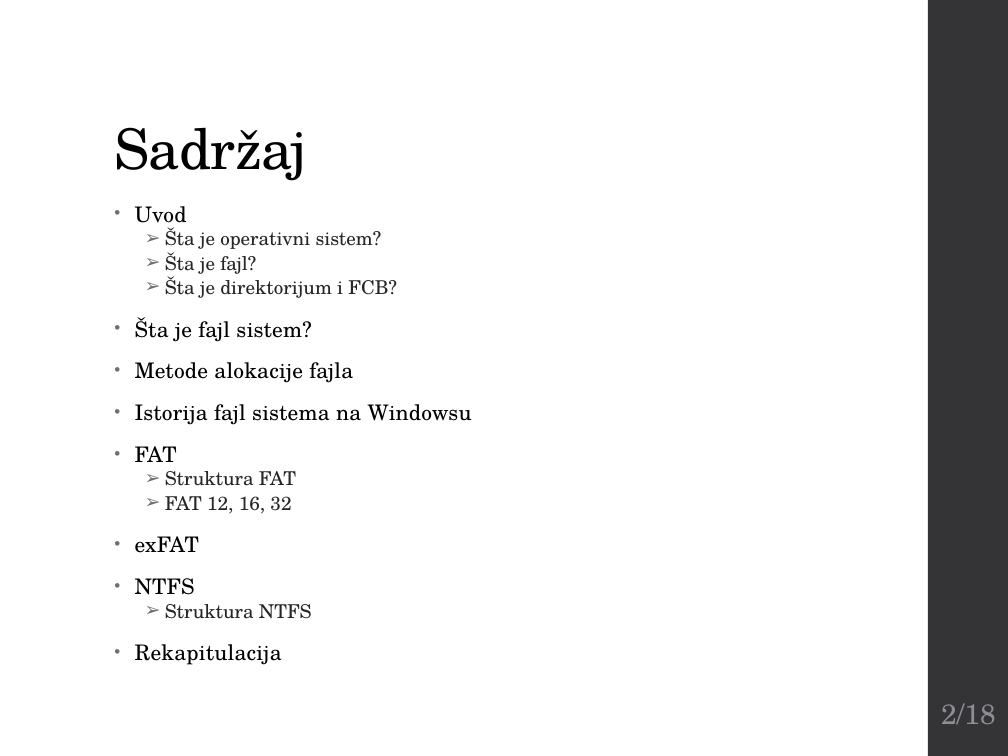
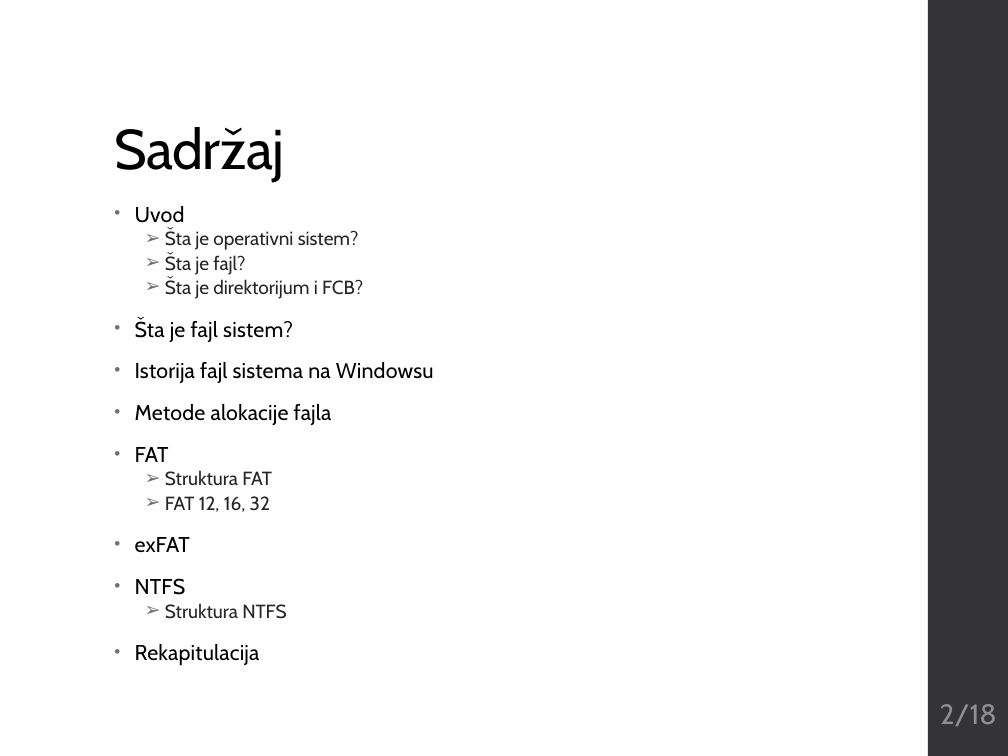
Before and after one commit to matejabogdanovic/University, a slide deck: slide 2 of Year3/Semester5/PPK/4-3_Fajl sistemi na operativnom sistemu Windows.pptx. Drawn at 1008x756 pixels with LibreOffice and Linux fonts; fonts in the diff are those of the drawing. Boxes give left, top, right and bottom in pixels: in the first picture for what was removed or moved away, otherwise in the second. Text is boxed around its words. In the diff, an @@ line names an element or a change of style, - is before the commit and + after.

```diff
--- a/Year3/Semester5/PPK/4-3_Fajl sistemi na operativnom sistemu Windows.pptx
+++ b/Year3/Semester5/PPK/4-3_Fajl sistemi na operativnom sistemu Windows.pptx
@@ title "Sadržaj" at (x1=114, y1=127, x2=284, y2=181): font TeX Gyre Schola to Cabin @@
@@ text at (x1=135, y1=206, x2=363, y2=666): font TeX Gyre Schola to Cabin in "Uvod", "Šta je operativni sistem?", "Šta je fajl?", "Šta je direktorijum i FCB?" and 9 more places @@
@@ text at (x1=135, y1=362, x2=434, y2=383): paragraph added @@
+• Istorija fajl sistema na Windowsu
@@ text at (x1=135, y1=404, x2=472, y2=425): paragraph removed @@
-• Istorija fajl sistema na Windowsu
@@ page number at (x1=940, y1=704, x2=997, y2=726): font TeX Gyre Schola to Cabin @@
```
Also in this commit, not shown: 17 other slides changed, 1 other file.
